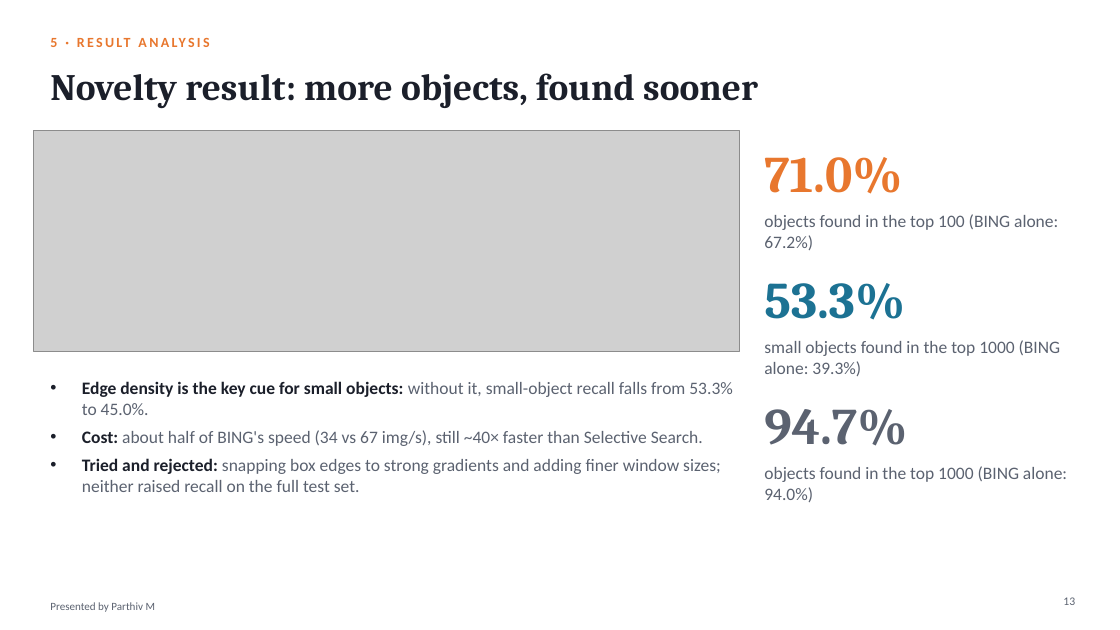
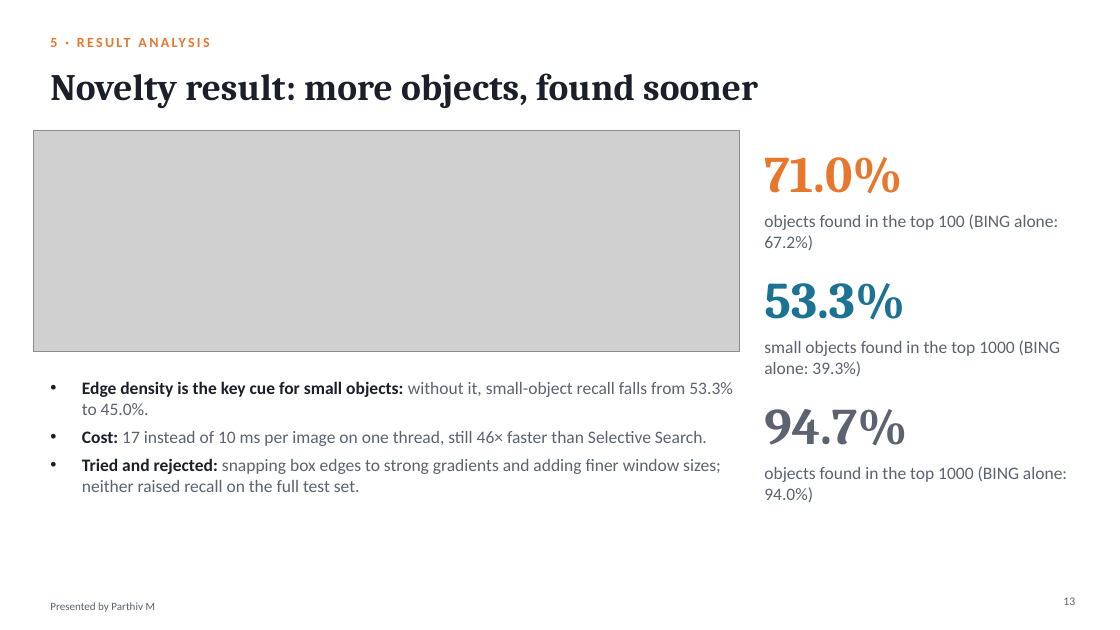
Before and after one commit to hari18305/cvprojectg10, a slide deck: slide 13 of presentation/BING_Objectness_Group10.pptx. Drawn at 1120x630 pixels with LibreOffice and Linux fonts; fonts in the diff are those of the drawing; grey boxes stand for pictures. Boxes give left, top, right and bottom in pixels: in the first picture for what was removed or moved away, otherwise in the second. Text is boxed around its words. In the diff, an @@ line names an element or a change of style, - is before the commit and + after.

```diff
--- a/presentation/BING_Objectness_Group10.pptx
+++ b/presentation/BING_Objectness_Group10.pptx
@@ text at [82, 431, 707, 446]: text changed @@
-• Cost: about half of BING's speed (34 vs 67 img/s), still ~40× faster than Selective Search.
+• Cost: 17 instead of 10 ms per image on one thread, still 46× faster than Selective Search.
```
Also in this commit, not shown: 4 other slides changed, 20 other files.
